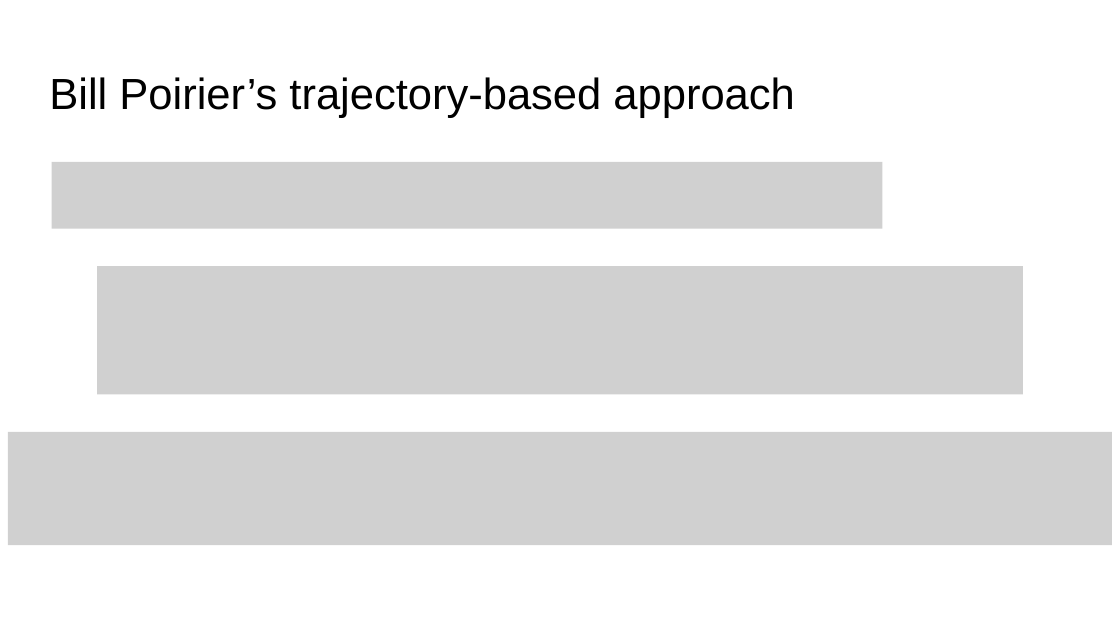
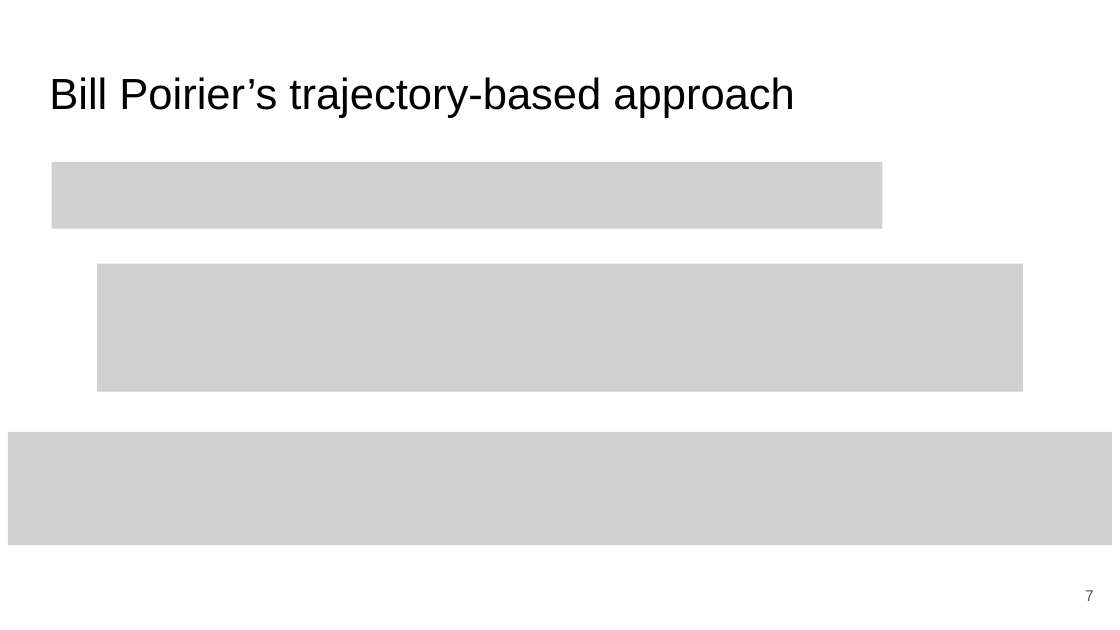
Before and after one commit to Totom3/bohmian-mechanics, a slide deck: slide 7 of presentation/Presentation.pptx. Drawn at 1120x630 pixels with LibreOffice and Linux fonts; fonts in the diff are those of the drawing; grey boxes stand for pictures. Boxes give left, top, right and bottom in pixels: in the first picture for what was removed or moved away, otherwise in the second. Text is boxed around its words. In the diff, an @@ line names an element or a change of style, - is before the commit and + after.

```diff
--- a/presentation/Presentation.pptx
+++ b/presentation/Presentation.pptx
@@ picture: place and size @@
-picture at [97, 267, 1024, 394]
+picture at [97, 263, 1024, 391]
@@ page number added at [1085, 590, 1094, 601], 10 pt, text #595959 @@
+7
```
Also in this commit, not shown: 8 other slides changed, 1 slide added, 1 slide removed.
